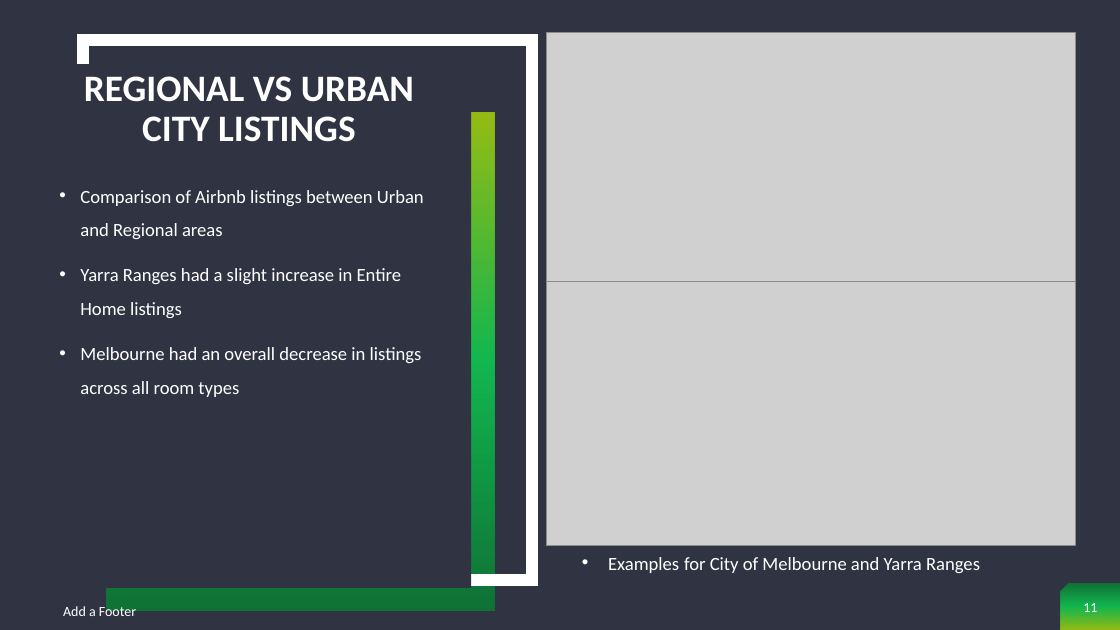
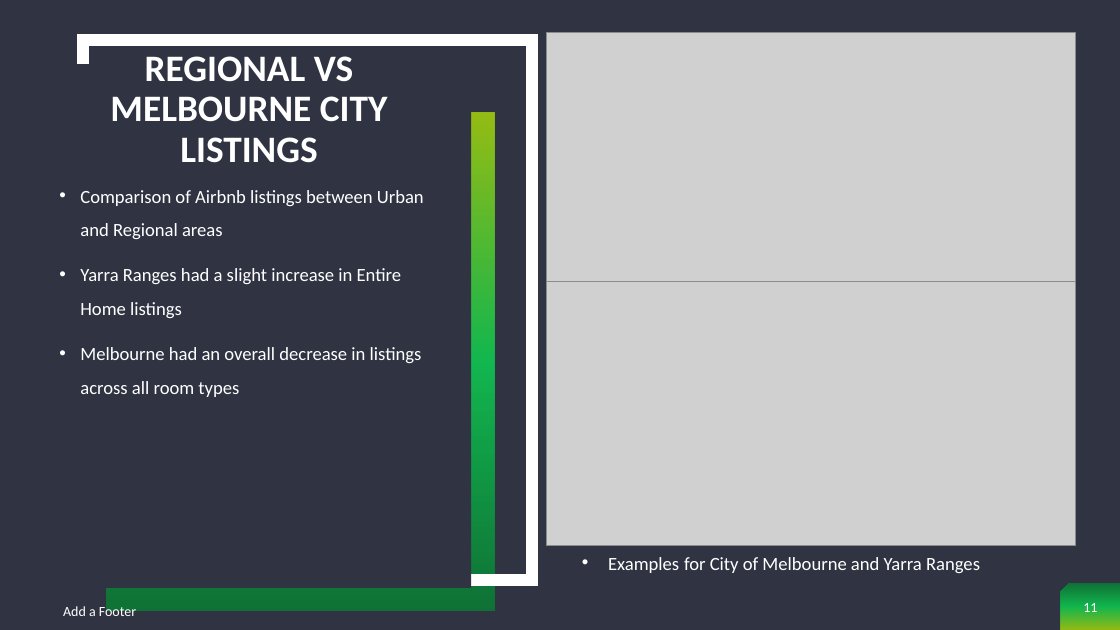
Before and after one commit to cjdance/Project_1, a slide deck: slide 11 of AirBnb Project - Sherin, Neena and Cody.pptx. Drawn at 1120x630 pixels with LibreOffice and Linux fonts; fonts in the diff are those of the drawing; grey boxes stand for pictures. Boxes give left, top, right and bottom in pixels: in the first picture for what was removed or moved away, otherwise in the second. Text is boxed around its words. In the diff, an @@ line names an element or a change of style, - is before the commit and + after.

Commit message:
Ppt slide update

```diff
--- a/AirBnb Project - Sherin, Neena and Cody.pptx
+++ b/AirBnb Project - Sherin, Neena and Cody.pptx
@@ title at [110, 56, 388, 163]: text changed @@
-REGIONAL VS URBAN CITY LISTINGS
+REGIONAL VS MELBOURNE CITY LISTINGS
```
